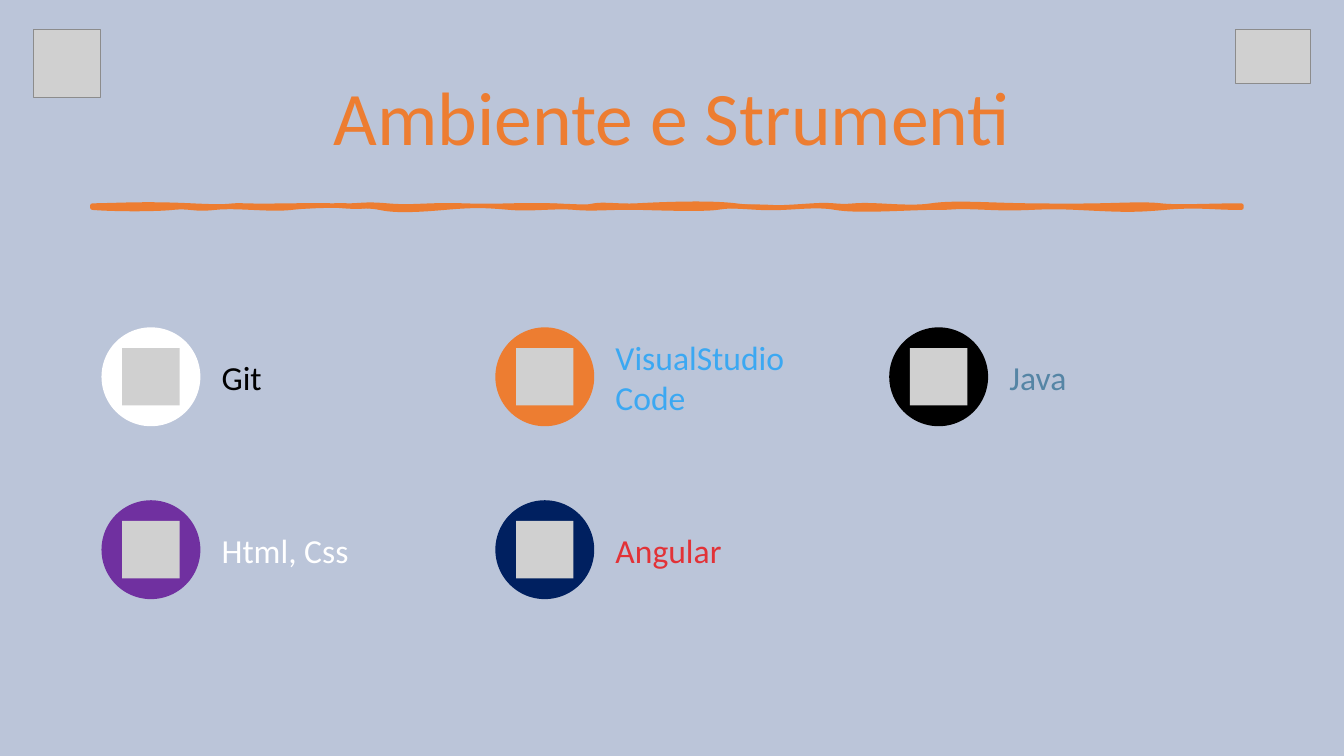
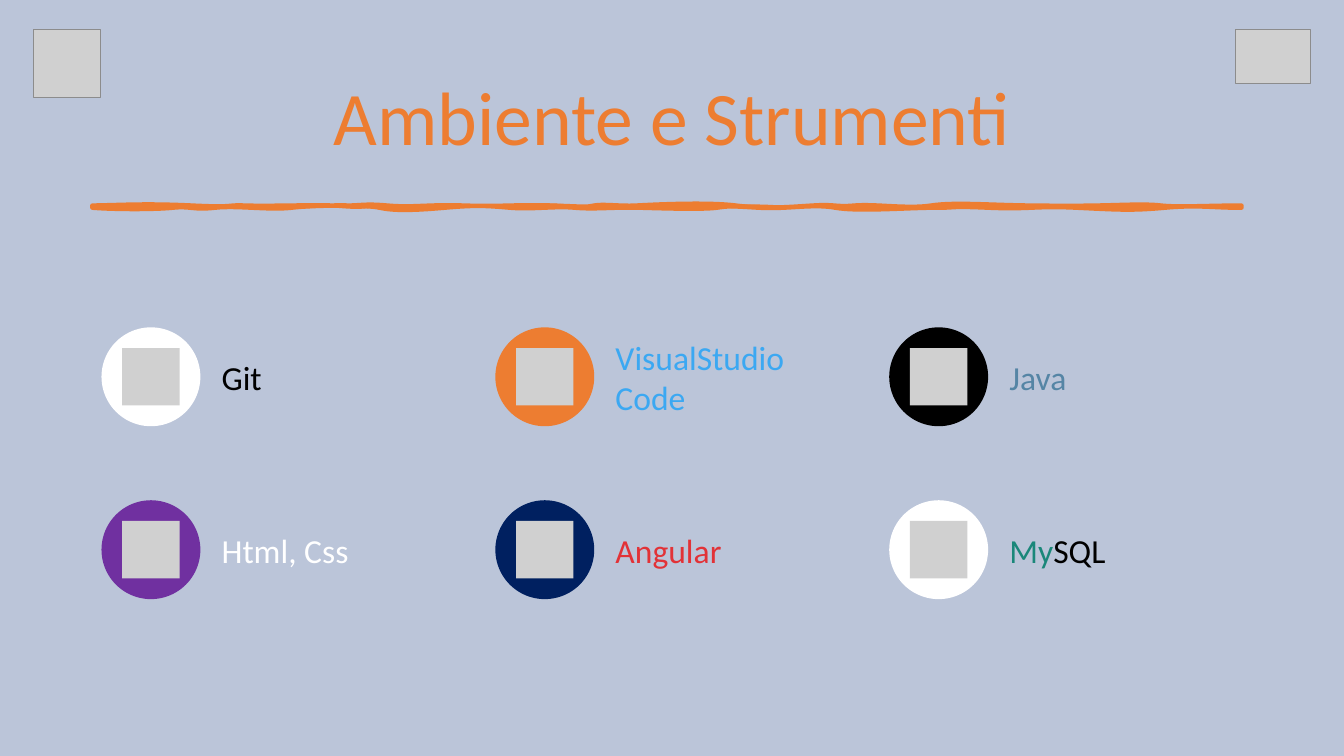
Before and after one commit to RiccardoBarbieri/iovoto, a slide deck: slide 9 of ioVoto.pptx. Drawn at 1344x756 pixels with LibreOffice and Linux fonts; fonts in the diff are those of the drawing; grey boxes stand for pictures. Boxes give left, top, right and bottom in pixels: in the first picture for what was removed or moved away, otherwise in the second. Text is boxed around its words. In the diff, an @@ line names an element or a change of style, - is before the commit and + after.

```diff
--- a/ioVoto.pptx
+++ b/ioVoto.pptx
@@ ellipse added at (889,500,988,599), fill #FFFFFF @@
@@ picture added at (910,521,968,579) @@
@@ text added at (1009,541,1105,569), 24 pt, text #000000 @@
+MySQL
```
Also in this commit, not shown: 3 other slides changed, 2 slides added, 1 slide removed.
